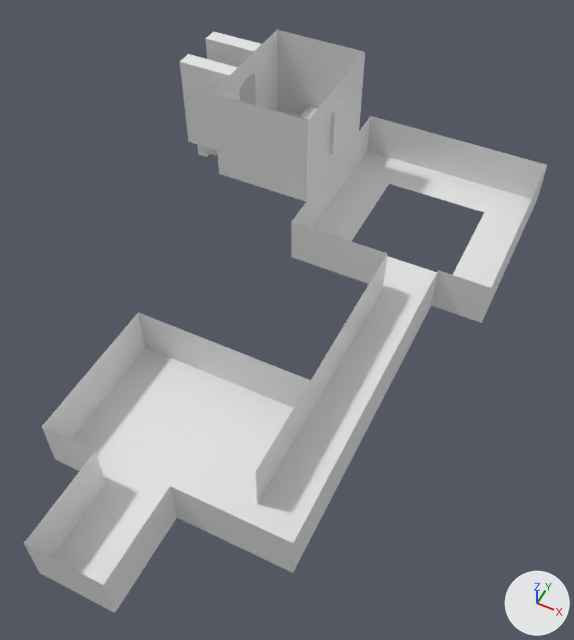
A saved change to the Blender file !Resources/third_second_floor.blend.
The view is the same before and after, from a 50 mm camera at (5.09, -6.18, 11.79) aimed at (0.55, 2.9, 0.44). The lights are fixed; the arrows at lower right show +X, +Y and +Z.

In view in the first picture: 'Box 1', 'Floor', 'Stairs', 'Wall Right of window', 'Wall left of window', 'Wall to stairs', 'Window Wall', 'bed_floor', 'bedroom_floor', 'bedroom_wall_left', 'bedroom_wall_top', 'hallway_floor', 'hallway_wallright', 'stairwell_floor', 'stairwell_wall_left', 'stairwell_wall_top'.
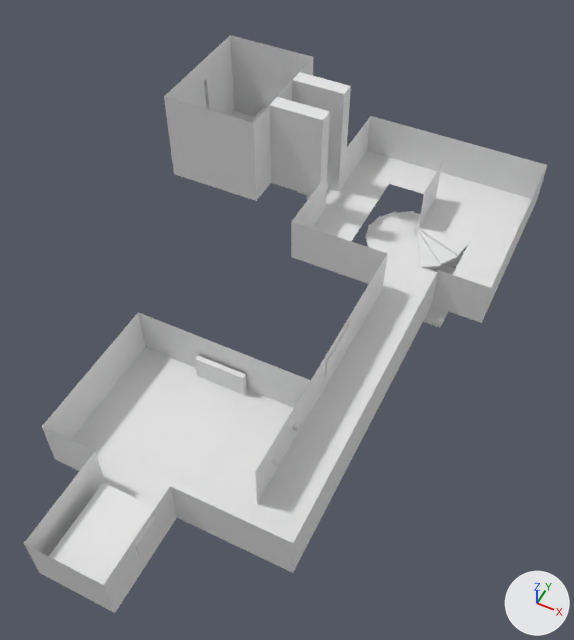
Pixel boxes [x1, y1, x2, y2] of what changed, in the pictures (574 x 640 px):
'Hideout', added
    after: [164, 35, 351, 208]
'Wall left of window', moved, turned, rescaled (not visible afterwards)
    before: [213, 93, 308, 202]
'Floor', moved
    before: [276, 108, 307, 198]
    after: [125, 390, 243, 487]
'Bed', added
    after: [49, 482, 156, 585]
'Stairs', deleted
    before: [180, 31, 262, 157]
'Wall Right of window', deleted
    before: [277, 30, 365, 115]
'Window Wall', deleted
    before: [306, 53, 365, 202]
'Staircase', added
    after: [365, 211, 468, 275]
'Wall to stairs', deleted
    before: [213, 30, 278, 111]
'Staircase Top Floor', added
    after: [419, 198, 484, 244]
'Desk', added
    after: [195, 355, 247, 395]
'Staircase Wall Top', added
    after: [418, 164, 442, 228]
'Staircase Bottom Floor', added
    after: [423, 306, 448, 328]
'Box 1', deleted
    before: [299, 106, 318, 120]
part 1 of me_plane_015, built on
    before: [305, 127, 363, 207]
    after: [305, 127, 363, 206]
'bed_floor', unchanged, covered by the edit
    before: [51, 484, 156, 585]

Diff of the bpy script that builds the scene:
```diff
--- a/!Resources/third_second_floor.blend.py
+++ b/!Resources/third_second_floor.blend.py
@@ me_plane_015 @@
 me_plane_015.from_pydata(...)  # 4 vertices, 1 face; spans x -1.0..1.0, y -1.0..1.0, z 0.0
 # used by ob_stairwell_wall_left; location = (-0.35, 7.0, 0.5); rotation_euler = (1.571, 0.0, 1.571), in degrees (90, 0, 90); scale = (2.1, 0.5, 1.0)
 # verts and faces of me_plane_015; kept vertices keep their numbers, new ones are numbered from 4
+# me_plane_015 part 1
+delete_faces([(0, 1, 3, 2)])
+verts[4] = (-0.17, -1.0, 0.0)  # pixel (325, 209)
+verts[5] = (-0.17, 1.0, 0.0)  # pixel (327, 174)
+verts[6] = (0.17, -1.0, 0.0)  # pixel (338, 191)
+verts[7] = (0.17, 1.0, 0.0)  # pixel (340, 156)
+faces += [(1, 3, 7, 6), (0, 4, 5, 2)]
@@ ob_box_1 @@
-ob_box_1 = bpy.data.objects.new('Box 1', me_cube_001)
@@ ob_floor @@
 ob_floor = bpy.data.objects.new('Floor', me_plane_024)
-ob_floor.location = (-1.4, 7.0, 1.0)
+ob_floor.location = (0.0, 0.0, 0.01)
 ob_floor.scale = (1.05, 1.4, 1.0)
@@ ob_stairs @@
-ob_stairs = bpy.data.objects.new('Stairs', me_cube)
@@ ob_wall_left_of_window @@
 ob_wall_left_of_window = bpy.data.objects.new('Wall left of window', me_plane_023)
-ob_wall_left_of_window.location = (-1.4, 5.6, 2.0)
-ob_wall_left_of_window.rotation_euler = (3.141, -1.571, 1.571)  # degrees (180, -90, 90)
-ob_wall_left_of_window.scale = (1.0, 1.05, 1.0)
+ob_wall_left_of_window.location = (1.75, 0.4, 0.5)
+ob_wall_left_of_window.rotation_euler = (0.0, 1.571, 0.0)  # degrees (0, 90, 0)
+ob_wall_left_of_window.scale = (0.5, 1.0, 1.0)
@@ ob_wall_right_of_window @@
-ob_wall_right_of_window = bpy.data.objects.new('Wall Right of window', me_plane_022)
@@ ob_wall_to_stairs @@
-ob_wall_to_stairs = bpy.data.objects.new('Wall to stairs', me_plane_021)
@@ ob_window_wall @@
-ob_window_wall = bpy.data.objects.new('Window Wall', me_plane_020)
@@ ob_staircase_wall_top @@
+ob_staircase_wall_top = bpy.data.objects.new('Staircase Wall Top', me_cube_001_1)  # a box spanning x -1.0..1.0, y -1.0..1.0, z -1.0..1.0
+ob_staircase_wall_top.location = (1.75, 7.57, 0.47)
+ob_staircase_wall_top.scale = (0.0005, 0.573, 0.525)
@@ ob_staircase_top_floor @@
+ob_staircase_top_floor = bpy.data.objects.new('Staircase Top Floor', me_cube_001_1.copy())
+ob_staircase_top_floor.location = (2.33, 7.58, -0.03)
+ob_staircase_top_floor.scale = (0.575, 0.575, 0.025)
@@ ob_staircase_bottom_floor @@
+ob_staircase_bottom_floor = bpy.data.objects.new('Staircase Bottom Floor', me_cube_001_1.copy())
+ob_staircase_bottom_floor.location = (2.33, 6.42, -1.57)
+ob_staircase_bottom_floor.scale = (0.575, 0.575, 0.025)
@@ ob_staircase @@
+ob_staircase = bpy.data.objects.new('Staircase', me_circle)  # 192 vertices, 160 faces; spans x -1.15..1.15, y -1.15..1.15, z 0.0..1.6
+ob_staircase.location = (1.75, 7.0, -1.6)
+ob_staircase.rotation_euler = (0.0, 0.0, -0.393)  # degrees (0, 0, -23)
@@ ob_desk @@
+ob_desk = bpy.data.objects.new('Desk', me_cube_001_1.copy())
+ob_desk.location = (0.0, 1.3, 0.25)
+ob_desk.rotation_euler = (0.0, 0.0, 1.571)  # degrees (0, 0, 90)
+ob_desk.scale = (0.05, 0.5, 0.25)
@@ ob_bed @@
+ob_bed = bpy.data.objects.new('Bed', me_cube_001_1.copy())
+ob_bed.location = (0.0, -2.35, 0.25)
+ob_bed.scale = (0.5, 0.75, 0.25)
@@ ob_hideout @@
+ob_hideout = bpy.data.objects.new('Hideout', me_plane_025)  # 276 vertices, 184 faces; spans x -2.14..1.08, y -1.0..1.0, z -0.57..2.0
+ob_hideout.location = (-2.6, 7.0, 0.57)
+ob_hideout.rotation_euler = (0.0, 0.0, 3.142)  # degrees (0, 0, 180)
+ob_hideout.scale = (1.05, 1.4, 1.0)
```
